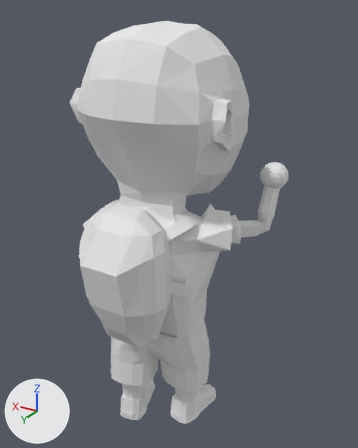
An edit to the Blender file Alexander/Animation/BasicTowerAnimation.blend, drawn before and after from the same camera.
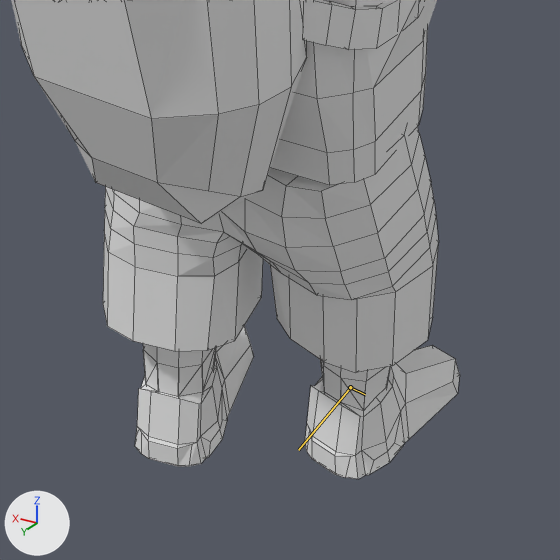
Old and new are each drawn whole from a 50 mm camera at (-3.66, 5.54, 6.04) aimed at (-0.22, -0.19, 3.17) and again close up on the part from 22% to 69% of the width and 63% to 100% of the height. Every picture has the same lights, and +X, +Y and +Z are marked at lower left. Both versions are drawn at frame 10 of the action 'ThrowstudentThrow'; the numbers are the values there. The bones that change are drawn over the model as lines in the close-ups. The close-ups show mesh edges as thin lines.
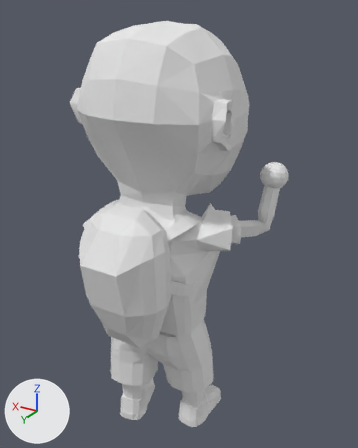
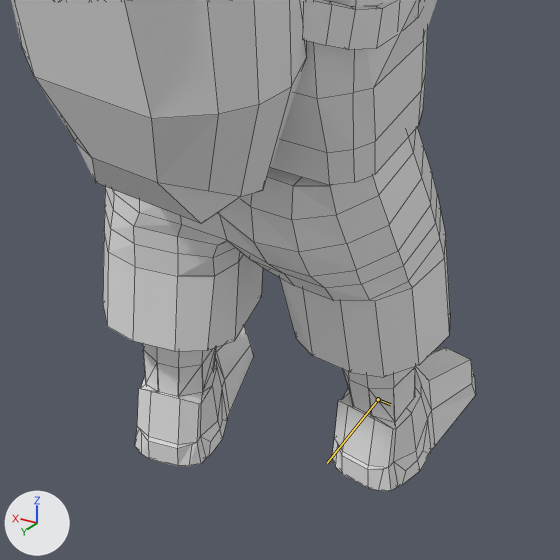
What changed in the scene script:
```text
Change bone_upperfeet_r:
    where bone_upperfeet_r = bpy.data.objects['Armature'].pose.bones['UpperFeet.R']  # child of 'LowerLeg.R'
    bone_upperfeet_r.rotation_quaternion: (1.0, -0.005, -0.022, 0.017) -> (0.999, 0.002, 0.024, -0.032)  # degrees (-1, -3, 2) -> degrees (0, 3, -4)
Change bone_pull_r:
    where bone_pull_r = bpy.data.objects['Armature'].pose.bones['Pull.R']
    bone_pull_r.location: (0.0, -0.16, 0.06) -> (-0.16, -0.16, 0.06)
```

Location of each change, (x1, y1, x2, y2) in pixels of the close-ups (560 x 560 px):
'Cube.008', posed
    before: (103, 126, 460, 479)
    after: (103, 127, 476, 491)
bone 'UpperFeet.R', root to tip
    before: (350, 387) to (365, 394)
    after: (378, 399) to (390, 404)
bone 'Pull.R', root to tip
    before: (350, 387) to (298, 450)
    after: (378, 399) to (327, 463)
